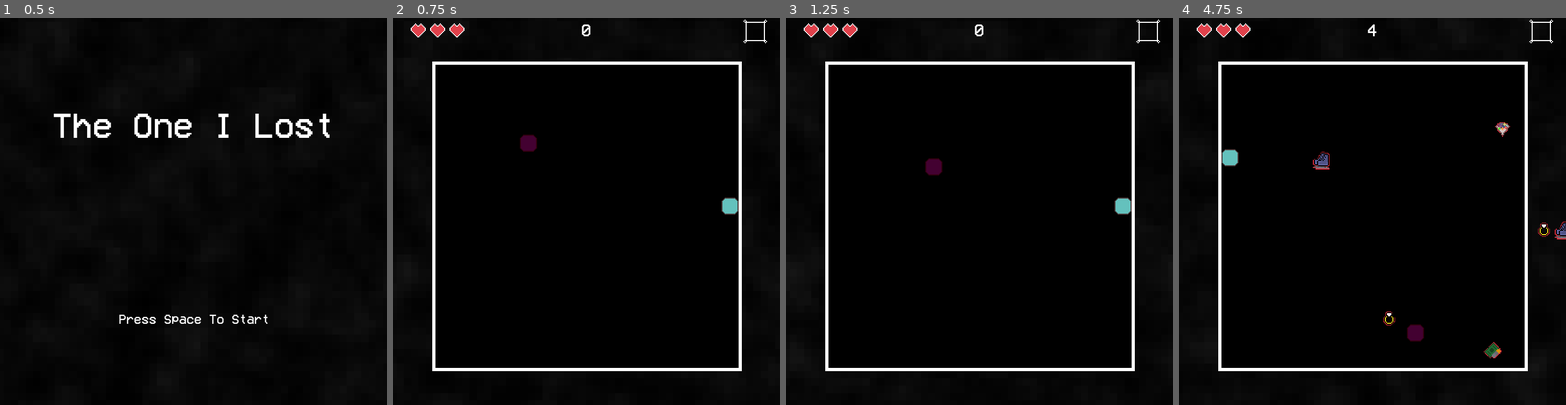
Above: before the commit, frames 1-4 (left to right).
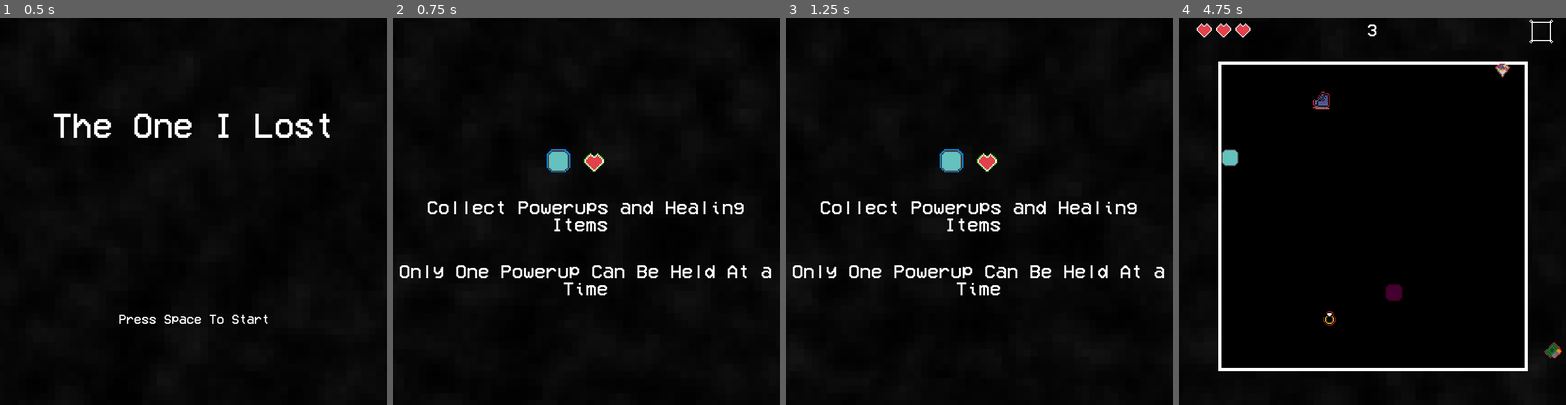
Above: after the commit, the same moments.

Repository: NathanPip/only-one
Game: Godot game, scene res://scenes/game.tscn
Two runs of this game, one before a commit and one after it. Both use one fixed random seed, a clock stepped at 60 frames per second and the inputs below. The engine's default icon, where the game draws it, is replaced by a stand-in: a white triangle on a blue panel in a dark square.
Inputs:
- Up to frame 1 (0.5 s): no input
- Up to frame 2 (0.75 s): tap Space (action) at 0.5 s; hold D (move_right) from 0.53 s (still down); hold Space (action) from 0.53 s (still down)
- Up to frame 3 (1.25 s): keep holding D (move_right); keep holding Space (action)
- Up to frame 4 (4.75 s): release D (move_right) at 1.28 s; release Space (action) at 1.28 s; hold S (move_down) 1.28-2.03 s; tap Space (action) at 1.35, 2.85, 4.35 s; hold D (move_right) 2.03-2.78 s; hold Space (action) 2.03-2.78 s; hold W (move_up) 2.78-3.53 s; hold Space (action) 3.53-4.28 s; hold A (move_left) from 3.53 s (still down)

Frame 1 is identical in both runs. In frame 2, 6.3% of the frame differs, in the area x 1-98%, y 0-92%; in frame 3, 6.3%; in frame 4, 1.2%.

Commit message:
Basic Tutorial

Diff:
--- a/scenes/game.tscn
+++ b/scenes/game.tscn
@@ -30,6 +30,14 @@
 [ext_resource type="Texture2D" uid="uid://dq3ecrd7qk251" path="res://sprites/powerup_ui_border.png" id="20_37s47"]
 [ext_resource type="Script" uid="uid://bnahmnwkjjrn4" path="res://scripts/power_up_ui.gd" id="21_bt5mj"]
 [ext_resource type="Script" uid="uid://djqcpb2drvffi" path="res://scripts/main_menu.gd" id="23_e1j6l"]
+[ext_resource type="Material" uid="uid://dxm0w6js6geyt" path="res://materials/dmg_proj_mat.tres" id="31_nepv3"]
+[ext_resource type="Texture2D" uid="uid://bw1pt6wssya0c" path="res://sprites/Obstacle_2.png" id="32_7025r"]
+[ext_resource type="Texture2D" uid="uid://uoiuuqeaud4x" path="res://sprites/Obstacle_1.png" id="33_m4url"]
+[ext_resource type="Texture2D" uid="uid://ciddb0qeqlc2v" path="res://sprites/Obstacle_3.png" id="34_8ool0"]
+[ext_resource type="Texture2D" uid="uid://bfjbtdxvv2bjj" path="res://sprites/Obstacle_4.png" id="35_pr1ej"]
+[ext_resource type="Material" uid="uid://syo5bxk3byjv" path="res://materials/heal_proj_mat.tres" id="36_05nbr"]
+[ext_resource type="Material" uid="uid://cxqpc08kv0cu3" path="res://materials/powerup_proj_mat.tres" id="37_0sl42"]
+[ext_resource type="Texture2D" uid="uid://dujl40unr4emm" path="res://sprites/blue_square.png" id="38_oaba0"]
 
 [sub_resource type="RectangleShape2D" id="RectangleShape2D_4v5xx"]
 size = Vector2(7.5, 576)
@@ -311,7 +319,7 @@
 offset_right = 721.0
 offset_bottom = 720.0
 script = ExtResource("23_e1j6l")
-screens = [NodePath("Title_Screen")]
+screens = [NodePath("Title_Screen"), NodePath("Tutorial_1"), NodePath("Tutorial_2")]
 
 [node name="TextureRect" type="TextureRect" parent="MainMenu"]
 material = ExtResource("9_bt5mj")
@@ -355,16 +363,193 @@
 vertical_alignment = 1
 
 [node name="Tutorial_1" type="Control" parent="MainMenu"]
+visible = false
 anchors_preset = 0
 offset_right = 721.0
 offset_bottom = 720.0
 
+[node name="RichTextLabel" type="RichTextLabel" parent="MainMenu/Tutorial_1"]
+layout_mode = 0
+offset_left = 1.0
+offset_top = 256.0
+offset_right = 721.0
+offset_bottom = 501.0
+theme_override_font_sizes/normal_font_size = 36
+text = "Dodge the memories to keep yourself from breaking"
+horizontal_alignment = 1
+vertical_alignment = 1
+
+[node name="TextureRect" type="TextureRect" parent="MainMenu/Tutorial_1"]
+material = ExtResource("31_nepv3")
+layout_mode = 0
+offset_left = 336.0
+offset_top = 206.0
+offset_right = 380.0
+offset_bottom = 249.0
+texture = ExtResource("32_7025r")
+
+[node name="TextureRect" type="TextureRect" parent="MainMenu/Tutorial_1/TextureRect"]
+layout_mode = 1
+anchors_preset = 8
+anchor_left = 0.5
+anchor_top = 0.5
+anchor_right = 0.5
+anchor_bottom = 0.5
+offset_left = -20.0
+offset_top = -20.0
+offset_right = 20.0
+offset_bottom = 20.0
+grow_horizontal = 2
+grow_vertical = 2
+texture = ExtResource("32_7025r")
+
+[node name="TextureRect2" type="TextureRect" parent="MainMenu/Tutorial_1"]
+material = ExtResource("31_nepv3")
+layout_mode = 0
+offset_left = 390.0
+offset_top = 209.0
+offset_right = 434.0
+offset_bottom = 252.0
+texture = ExtResource("33_m4url")
+
+[node name="TextureRect" type="TextureRect" parent="MainMenu/Tutorial_1/TextureRect2"]
+layout_mode = 1
+anchors_preset = 8
+anchor_left = 0.5
+anchor_top = 0.5
+anchor_right = 0.5
+anchor_bottom = 0.5
+offset_left = -20.0
+offset_top = -20.0
+offset_right = 20.0
+offset_bottom = 20.0
+grow_horizontal = 2
+grow_vertical = 2
+texture = ExtResource("33_m4url")
+
+[node name="TextureRect3" type="TextureRect" parent="MainMenu/Tutorial_1"]
+material = ExtResource("31_nepv3")
+layout_mode = 0
+offset_left = 222.0
+offset_top = 206.0
+offset_right = 266.0
+offset_bottom = 249.0
+texture = ExtResource("34_8ool0")
+
+[node name="TextureRect" type="TextureRect" parent="MainMenu/Tutorial_1/TextureRect3"]
+layout_mode = 1
+anchors_preset = 8
+anchor_left = 0.5
+anchor_top = 0.5
+anchor_right = 0.5
+anchor_bottom = 0.5
+offset_left = -20.0
+offset_top = -20.0
+offset_right = 20.0
+offset_bottom = 20.0
+grow_horizontal = 2
+grow_vertical = 2
+texture = ExtResource("34_8ool0")
+
+[node name="TextureRect4" type="TextureRect" parent="MainMenu/Tutorial_1"]
+material = ExtResource("31_nepv3")
+layout_mode = 0
+offset_left = 278.0
+offset_top = 206.0
+offset_right = 322.0
+offset_bottom = 249.0
+texture = ExtResource("35_pr1ej")
+
+[node name="TextureRect" type="TextureRect" parent="MainMenu/Tutorial_1/TextureRect4"]
+layout_mode = 1
+anchors_preset = 8
+anchor_left = 0.5
+anchor_top = 0.5
+anchor_right = 0.5
+anchor_bottom = 0.5
+offset_left = -20.0
+offset_top = -20.0
+offset_right = 20.0
+offset_bottom = 20.0
+grow_horizontal = 2
+grow_vertical = 2
+texture = ExtResource("35_pr1ej")
+
 [node name="Tutorial_2" type="Control" parent="MainMenu"]
+visible = false
 anchors_preset = 0
 offset_right = 721.0
 offset_bottom = 720.0
 
+[node name="RichTextLabel" type="RichTextLabel" parent="MainMenu/Tutorial_2"]
+offset_left = -1.0
+offset_top = 299.0
+offset_right = 719.0
+offset_bottom = 435.0
+theme_override_font_sizes/normal_font_size = 36
+text = "Collect Powerups and Healing Items "
+horizontal_alignment = 1
+vertical_alignment = 1
+
+[node name="RichTextLabel2" type="RichTextLabel" parent="MainMenu/Tutorial_2"]
+offset_left = -2.0
+offset_top = 418.0
+offset_right = 718.0
+offset_bottom = 554.0
+theme_override_font_sizes/normal_font_size = 36
+text = "Only One Powerup Can Be Held At a Time"
+horizontal_alignment = 1
+vertical_alignment = 1
+
+[node name="TextureRect" type="TextureRect" parent="MainMenu/Tutorial_2"]
+material = ExtResource("36_05nbr")
+offset_left = 352.0
+offset_top = 243.0
+offset_right = 396.0
+offset_bottom = 286.0
+texture = ExtResource("17_264po")
+
+[node name="TextureRect" type="TextureRect" parent="MainMenu/Tutorial_2/TextureRect"]
+material = ExtResource("17_1kice")
+layout_mode = 1
+anchors_preset = 8
+anchor_left = 0.5
+anchor_top = 0.5
+anchor_right = 0.5
+anchor_bottom = 0.5
+offset_left = -20.0
+offset_top = -20.0
+offset_right = 20.0
+offset_bottom = 20.0
+grow_horizontal = 2
+grow_vertical = 2
+texture = ExtResource("17_264po")
+
+[node name="TextureRect2" type="TextureRect" parent="MainMenu/Tutorial_2"]
+material = ExtResource("37_0sl42")
+offset_left = 286.0
+offset_top = 244.0
+offset_right = 330.0
+offset_bottom = 287.0
+texture = ExtResource("38_oaba0")
+
+[node name="TextureRect" type="TextureRect" parent="MainMenu/Tutorial_2/TextureRect2"]
+layout_mode = 1
+anchors_preset = 8
+anchor_left = 0.5
+anchor_top = 0.5
+anchor_right = 0.5
+anchor_bottom = 0.5
+offset_left = -20.0
+offset_top = -20.0
+offset_right = 20.0
+offset_bottom = 20.0
+grow_horizontal = 2
+grow_vertical = 2
+texture = ExtResource("38_oaba0")
+
 [node name="Tutorial_3" type="Control" parent="MainMenu"]
+visible = false
 anchors_preset = 0
 offset_right = 721.0
 offset_bottom = 720.0
Not shown: 1 places in scenes/game.tscn that only renumber resources
